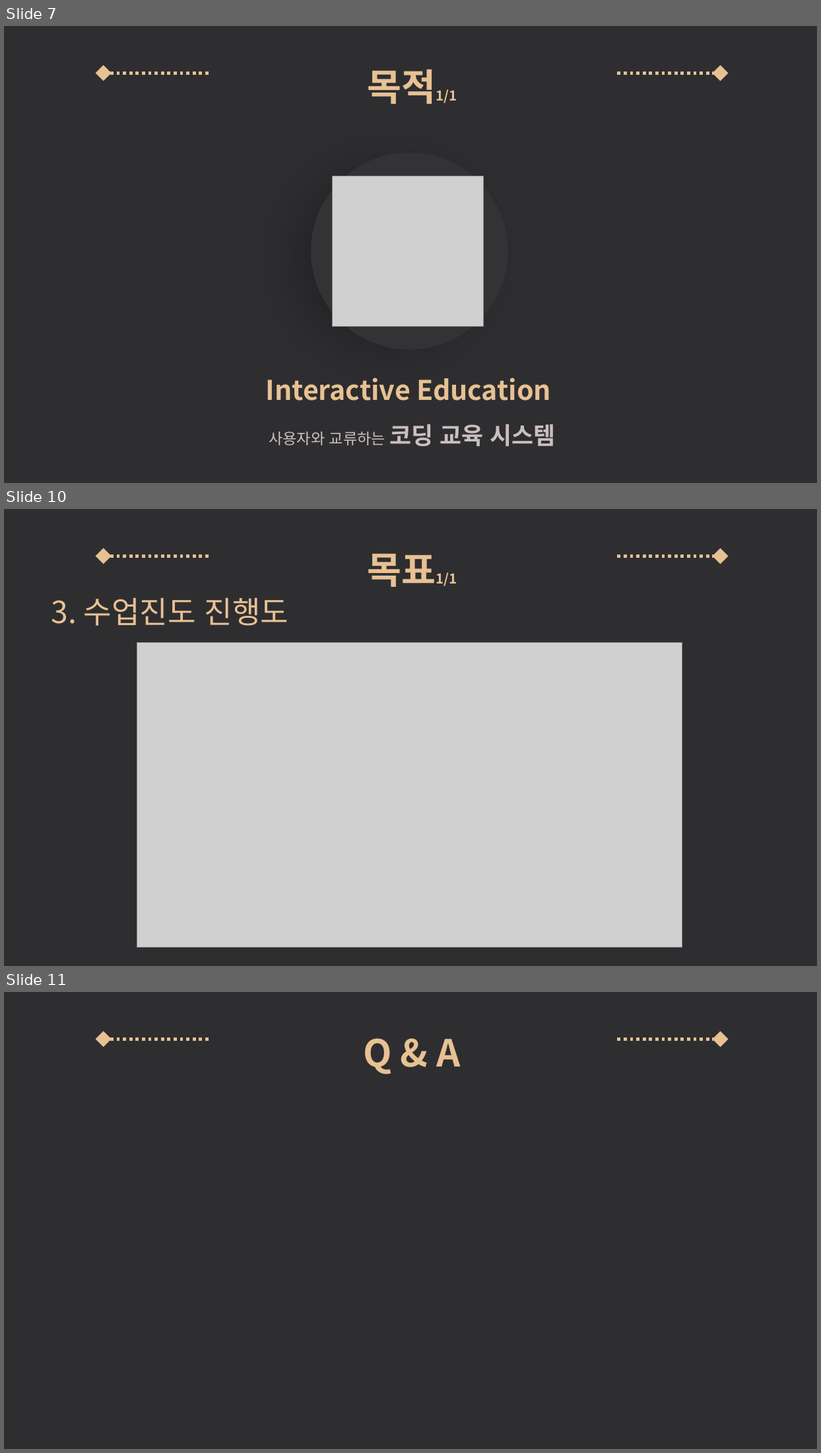
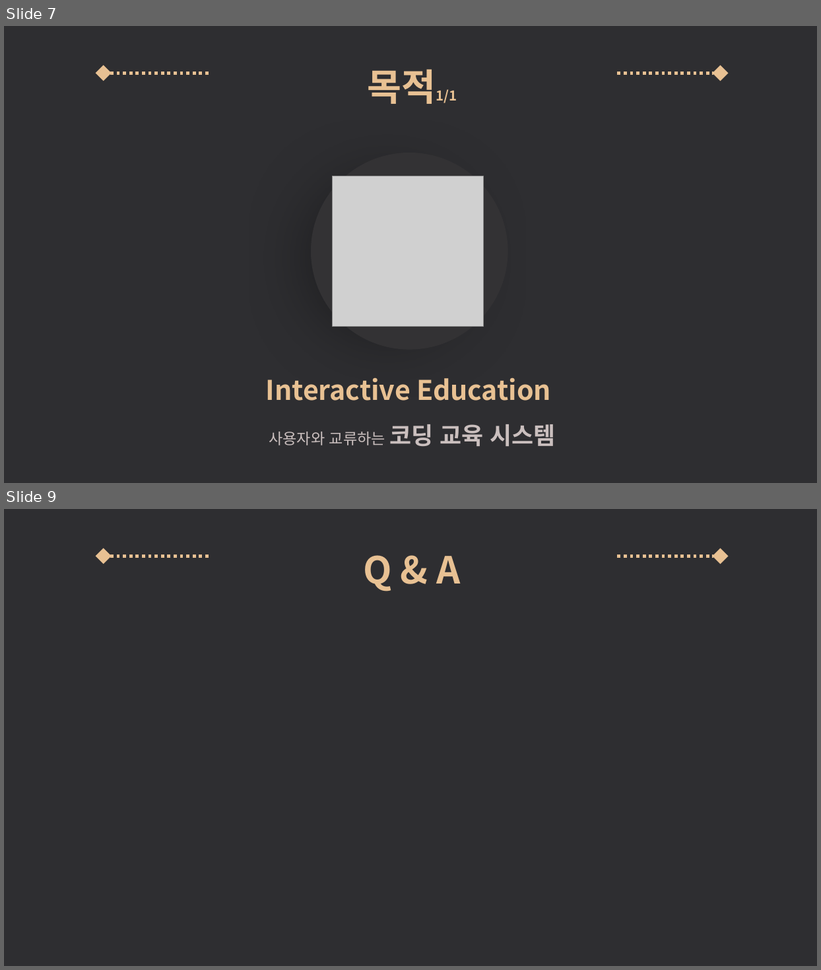
Before and after one commit to Uginim/JavaSWEngineeringCourse, a slide deck: documents/팀프로젝트/기획/1조 기획서_after_feedback_001.pptx. Shown one above the other, each under a label of ours: slides 7, 10 and 11 before the commit, slides 7 and 9 after it; the slides between them are not shown. The pictures are 821x1453 and 821x970 pixels, drawn with LibreOffice and Linux fonts; fonts in the diff are those of the drawing; grey boxes stand for pictures. Boxes give left, top, right and bottom in pixels: in the first picture for what was removed or moved away, otherwise in the second. Text is boxed around its words. In the diff, an @@ line names an element or a change of style, - is before the commit and + after.

```diff
--- a/documents/팀프로젝트/기획/1조 기획서_after_feedback_001.pptx
+++ b/documents/팀프로젝트/기획/1조 기획서_after_feedback_001.pptx
@@ slide 10 removed at bbox=[4, 509, 817, 966], background #2E2E31 @@
@@ double arrow removed from (104, 556) to (721, 556) @@
@@ text removed at bbox=[367, 553, 457, 587] @@
-목표1/1
@@ text removed at bbox=[52, 598, 289, 626] @@
-3. 수업진도 진행도
@@ picture removed at bbox=[137, 643, 683, 948] @@
@@ what was slide 11 is now slide 9 @@
```
Also in this commit, not shown: 1 slide changed, 1 other slide removed, 7 other files.
